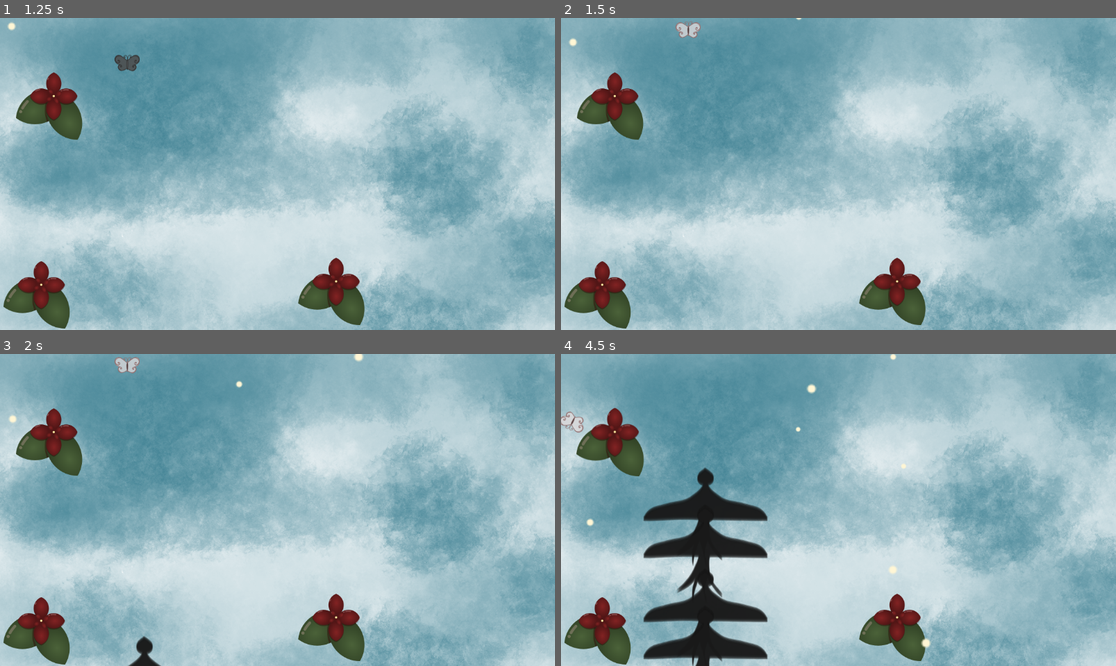
Above: before the commit, frames 1-4 (two rows, left to right).
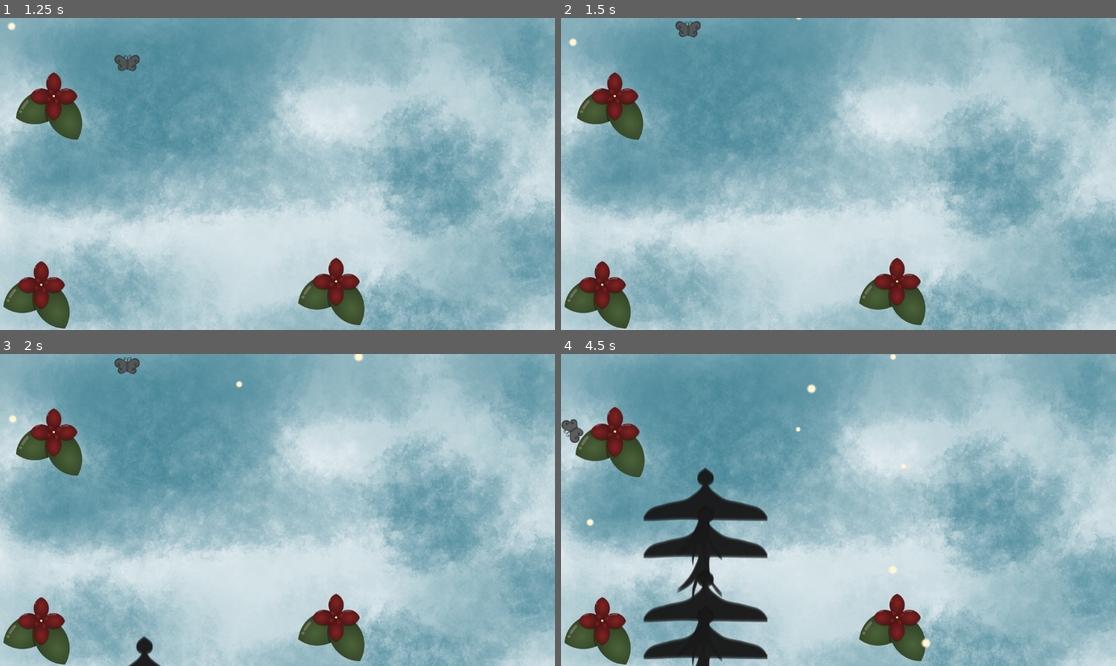
Above: after the commit, the same moments.

Repository: RemiSlanina/butterfly-game-01
Game: Godot game, scene res://world.tscn
Two runs of this game, one before a commit and one after it. Both use one fixed random seed, a clock stepped at 60 frames per second and the inputs below.
Inputs:
- Up to frame 1 (1.25 s): hold W from 0.53 s (still down); hold Shift from 0.53 s (still down); tap B at 0.8 s
- Up to frame 2 (1.5 s): keep holding W; release Shift at 1.28 s; tap B at 1.35 s
- Up to frame 3 (2 s): keep holding W; tap Shift at 1.55 s
- Up to frame 4 (4.5 s): release W at 2.03 s; hold Shift 2.03-2.78 s; hold A 2.03-3.53 s; tap B at 2.3, 2.85, 3.8 s; tap Shift at 3.05, 4.35 s; hold S 3.53-4.28 s; hold R 3.53-4.28 s; hold D from 4.28 s (still down)

Frame 1 is identical in both runs. In frame 2, 0.2% of the frame differs, in the area x 20-26%, y 0-7%; in frame 3, 0.2%; in frame 4, 0.5%, in the area x 0-16%, y 16-40%.

Commit message:
add scripting for danger-detection and bird shadow

Diff:
--- a/bird_shadow.gd
+++ b/bird_shadow.gd
@@ -1,5 +1,8 @@
 extends Node2D
 # memo: create AnimatedSprite2D later for spritesheets! (only used sprite2D now)
+
+signal danger_started
+signal danger_ended
 @export var speed := 140.0
 
 func _process(delta: float) -> void:
@@ -10,4 +13,10 @@
 	#if position.y > get_viewport_rect().size.y + 200
 	#moving up:
 	if position.y < -200:
+		danger_ended.emit()
 		queue_free() # destroys itself
+
+
+func _ready() -> void:
+	print("Bird ready")
+	danger_started.emit()
--- a/butterfly.gd
+++ b/butterfly.gd
@@ -6,6 +6,7 @@
 @export var friction := 250.0
 @export var rotation_speed := 5.0
 
+var in_danger := false
 var near_flower := false
 var nearby_flower = null
 var velocity := Vector2.ZERO
@@ -61,7 +62,7 @@
 	var current_acceleration = acceleration
 	var current_max_speed = max_speed
 
-	if Input.is_key_pressed(KEY_SHIFT):
+	if Input.is_key_pressed(KEY_SHIFT) || in_danger:
 		current_acceleration *= 1.8
 		current_max_speed *= 2.5
 
--- a/world.gd
+++ b/world.gd
@@ -1,14 +1,26 @@
 extends Node2D
 
 @export var bird_scene : PackedScene
+@onready var butterfly = $Butterfly
 
 func spawn_bird():
 	print("spawning bird...")
 	var bird = bird_scene.instantiate()
 	bird.position = Vector2(300, get_viewport_rect().size.y + 200 )
+	bird.danger_started.connect(_on_danger_started)
+	bird.danger_ended.connect(_on_danger_ended)
 	add_child(bird)
 
 func _process(delta: float) -> void:
 	if Input.is_key_pressed(KEY_B):
 		spawn_bird()
-		#print("Bird spawned")
+		#print("DANGER")
+
+func _on_danger_started():
+	print("Danger!")
+	butterfly.in_danger = true
+
+
+func _on_danger_ended():
+	print("Save!")
+	butterfly.in_danger = false
